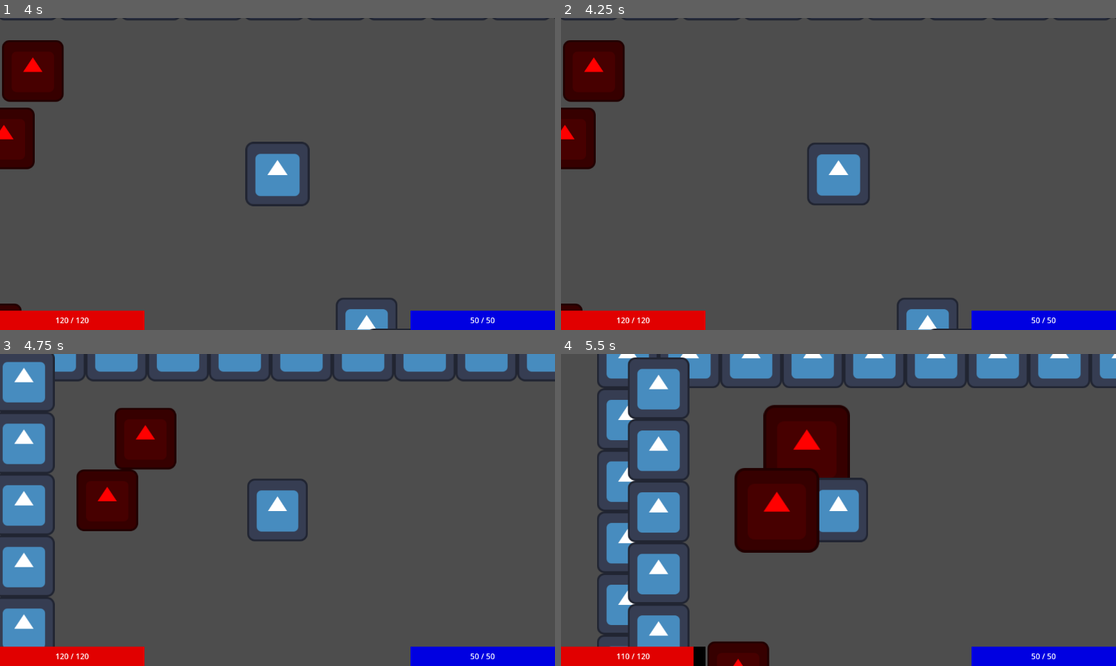
Above: before the commit, frames 1-4 (two rows, left to right).
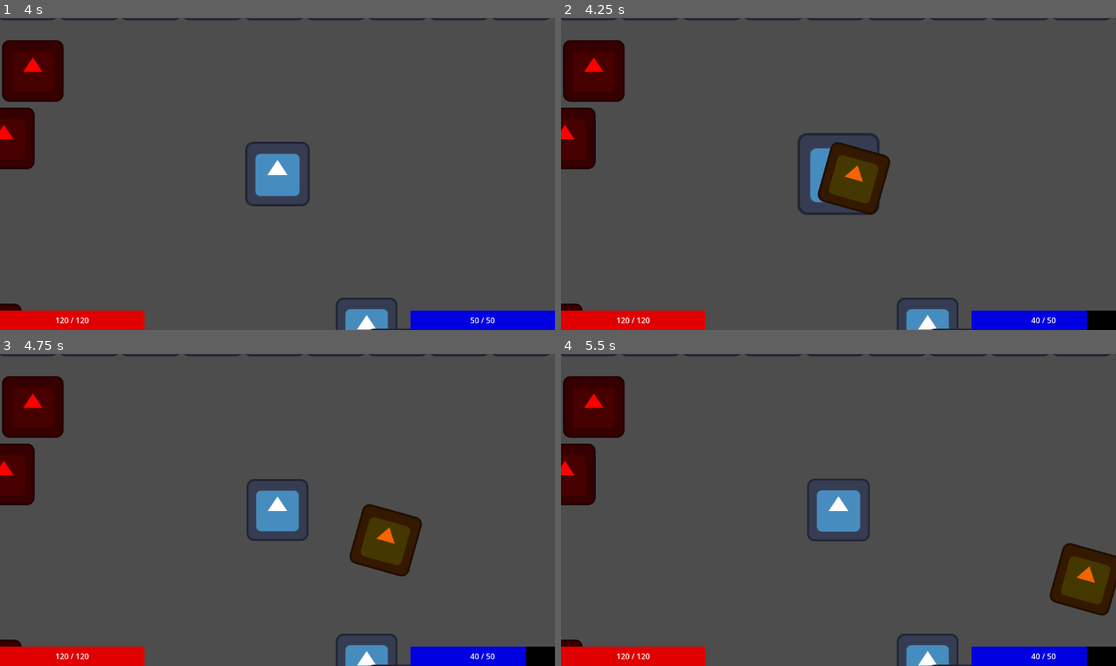
Above: after the commit, the same moments.

Repository: PietPadda/Godot_2D_ARPG
Game: Godot game, scene res://scenes/levels/main.tscn
Two runs of this game, one before a commit and one after it. Both use one fixed random seed, a clock stepped at 60 frames per second and the inputs below. The engine's default icon, where the game draws it, is replaced by a stand-in: a white triangle on a blue panel in a dark square.
Inputs (mouse positions are in pixels of both pictures, inside the frame that each line leads up to):
- Up to frame 1 (4 s): tap Enter at 0.5, 3.5 s; move the mouse to (399, 158) at 0.52 s; hold Space (attack) 0.53-1.28 s; move the mouse to (166, 189) at 1.27 s; tap Space (attack) at 1.35, 2.3, 2.75, 2.85 s; move the mouse to (333, 105) at 2.02 s; press the mouse at (333, 105) at 2.03 s; move the mouse to (249, 236) at 2.77 s; release the mouse at (249, 236) at 2.78 s; move the mouse to (444, 220) at 3.52 s; hold Space (attack) from 3.53 s (still down)
- Up to frame 2 (4.25 s): keep holding Space (attack); right-click (1005, 220) at 4.15 s
- Up to frame 3 (4.75 s): move the mouse to (111, 463) at 4.27 s; release Space (attack) at 4.28 s; click (111, 463) at 4.35 s; tap Space (attack) at 4.55 s
- Up to frame 4 (5.5 s): move the mouse to (866, 510) at 5.02 s; hold Space (attack) from 5.03 s (still down)

Frame 1 is identical in both runs. In frame 2, 3.3% of the frame differs, in the area x 42-100%, y 36-100%; in frame 3, 20%; in frame 4, 29%, in the area x 0-100%, y 0-100%.

Commit message:
feat(skills): implement skill casting logic and FSM state

Diff:
--- a/project.godot
+++ b/project.godot
@@ -46,6 +46,11 @@
 "events": [Object(InputEventKey,"resource_local_to_scene":false,"resource_name":"","device":-1,"window_id":0,"alt_press …(191 unchanged characters)…
 ]
 }
+cast_skill={
+"deadzone": 0.2,
+"events": [Object(InputEventMouseButton,"resource_local_to_scene":false,"resource_name":"","device":-1,"window_id":0,"alt_pressed":false,"shift_pressed":false,"ctrl_pressed":false,"meta_pressed":false,"button_mask":2,"position":Vector2(136, 9),"global_position":Vector2(143, 46),"factor":1.0,"button_index":2,"canceled":false,"pressed":true,"double_click":false,"script":null)
+]
+}
 
 [layer_names]
 
--- a/scenes/player/player.tscn
+++ b/scenes/player/player.tscn
@@ -11,12 +11,14 @@
 [ext_resource type="Script" uid="uid://dfuec360wxegi" path="res://scripts/player/states/player_attack_state.gd" id="5_5gtgg"]
 [ext_resource type="Script" uid="uid://cnpddeatw31gb" path="res://scripts/player/states/player_chase_state.gd" id="6_fm80t"]
 [ext_resource type="Script" uid="uid://dxe6f52ev5gap" path="res://scripts/player/states/player_dead_state.gd" id="8_ugbui"]
+[ext_resource type="Script" uid="uid://b4yijrma5vfhf" path="res://scripts/player/states/player_cast_state.gd" id="9_lgqa7"]
 [ext_resource type="Script" uid="uid://bci6iykvj8w5a" path="res://scripts/components/attack_component.gd" id="10_je7p5"]
 [ext_resource type="Resource" uid="uid://t8iutpr512nx" path="res://data/stats/player_melee_attack.tres" id="11_fm80t"]
 [ext_resource type="Script" uid="uid://cnaea40kdh1f3" path="res://scripts/components/animation_component.gd" id="13_gx1jg"]
 [ext_resource type="Script" uid="uid://b0gmo25sa2eae" path="res://scripts/components/inventory_component.gd" id="15_myrg7"]
 [ext_resource type="Resource" uid="uid://pfmek7nj2qbc" path="res://data/inventory/player_inventory.tres" id="16_kvlxm"]
 [ext_resource type="Script" uid="uid://b3kxcsphggh56" path="res://scripts/components/player_targeting_component.gd" id="17_kvlxm"]
+[ext_resource type="Script" uid="uid://cfvlrb6dmesqd" path="res://scripts/components/skill_caster_component.gd" id="18_uf5tr"]
 
 [sub_resource type="Animation" id="Animation_fcs02"]
 resource_name = "Attack"
@@ -150,6 +152,9 @@
 [node name="Dead" type="Node" parent="StateMachine"]
 script = ExtResource("8_ugbui")
 
+[node name="Cast" type="Node" parent="StateMachine"]
+script = ExtResource("9_lgqa7")
+
 [node name="Sprite2D" type="Sprite2D" parent="."]
 texture = ExtResource("1_8afob")
 
@@ -175,4 +180,7 @@
 script = ExtResource("17_kvlxm")
 target_layer_mask = 2
 
+[node name="SkillCasterComponent" type="Node" parent="."]
+script = ExtResource("18_uf5tr")
+
 [node name="Camera2D" type="Camera2D" parent="."]
--- /dev/null
+++ b/scripts/components/skill_caster_component.gd
@@ -0,0 +1,34 @@
+# skill_caster_component.gd
+class_name SkillCasterComponent
+extends Node
+
+# scene nodes
+@onready var stats_component: StatsComponent = get_owner().get_node("StatsComponent") # sibling
+
+# Tries to cast a skill. Returns true on success.
+func cast(skill_data: SkillData, target_position: Vector2) -> bool:
+	# if out of mana, do not cast!
+	if not stats_component.use_mana(skill_data.mana_cost):
+		print("Not enough mana!")
+		return false # use mana returns false
+
+	# if no scene, do not cast!
+	if not skill_data.projectile_scene:
+		push_error("SkillData is missing a projectile scene!")
+		return false # false if no scene
+
+	var projectile = skill_data.projectile_scene.instantiate()
+
+	# The projectile needs to know where it's going.
+	projectile.global_position = get_owner().global_position # get caster position
+	projectile.look_at(target_position) # get target position
+
+	# Add the projectile to the main scene FIRST
+	get_tree().current_scene.add_child(projectile)
+
+	# AFTER Pass the skill data to the projectile so it knows its stats.
+	projectile.initialize(skill_data)
+
+
+
+	return true
--- /dev/null
+++ b/scripts/player/states/player_cast_state.gd
@@ -0,0 +1,27 @@
+# player_cast_state.gd
+class_name PlayerCastState
+extends State
+
+# var type init
+var skill_to_cast: SkillData
+var cast_target_position: Vector2
+
+# scene nodes
+@onready var player: CharacterBody2D = get_owner()
+@onready var animation_component: AnimationComponent = player.get_node("AnimationComponent")
+@onready var skill_caster_component: SkillCasterComponent = player.get_node("SkillCasterComponent")
+
+func enter() -> void:
+	# For now, we'll reuse the Attack animation for casting.
+	animation_component.play_animation("Attack")
+
+	# Tell the skill caster to perform the action.
+	skill_caster_component.cast(skill_to_cast, cast_target_position)
+
+	# After a short casting animation, return to Idle.
+	# We can use a SceneTreeTimer for a simple, one-off delay.
+	await get_tree().create_timer(0.5).timeout
+
+	# Check if the state is still active before changing.
+	if state_machine.current_state == self:
+		state_machine.change_state("Idle")
--- a/scripts/player/states/player_idle_state.gd
+++ b/scripts/player/states/player_idle_state.gd
@@ -31,6 +31,12 @@
 			# ...and then we tell the state machine to switch to the "Move" state.
 			state_machine.change_state("Move")
 
-	# Temporary attack trigger (we'll remove this soon).
-	if event.is_action_pressed("attack"):
-		state_machine.change_state("Attack")
+	# Add this to process_input in both IdleState and MoveState
+	if event.is_action_pressed("cast_skill"):
+		var cast_state: PlayerCastState = state_machine.states["cast"]
+		# We need to load our fireball data. In a real game, this would
+		# come from a skill bar, but for now we'll load it directly.
+		cast_state.skill_to_cast = load("res://data/skills/fireball_skill.tres")
+		cast_state.cast_target_position = player.get_global_mouse_position()
+
+		state_machine.change_state("Cast")
--- a/scripts/player/states/player_move_state.gd
+++ b/scripts/player/states/player_move_state.gd
@@ -37,6 +37,16 @@
 				var target_position = player.get_global_mouse_position()
 				movement_component.set_movement_target(target_position)
 
+	# Add this to process_input in both IdleState and MoveState
+	if event.is_action_pressed("cast_skill"):
+		var cast_state: PlayerCastState = state_machine.states["cast"]
+		# We need to load our fireball data. In a real game, this would
+		# come from a skill bar, but for now we'll load it directly.
+		cast_state.skill_to_cast = load("res://data/skills/fireball.tres")
+		cast_state.cast_target_position = player.get_global_mouse_position()
+
+		state_machine.change_state("Cast")
+
 func process_physics(_delta: float) -> void:
 	# In the physics update, we check if we've reached our destination.
 	var distance_to_target = player.global_position.distance_to(movement_component.target_position)
Not shown: 1 places in scenes/player/player.tscn that only renumber resources
Not shown, added: scripts/components/skill_caster_component.gd.uid
Not shown, added: scripts/player/states/player_cast_state.gd.uid
